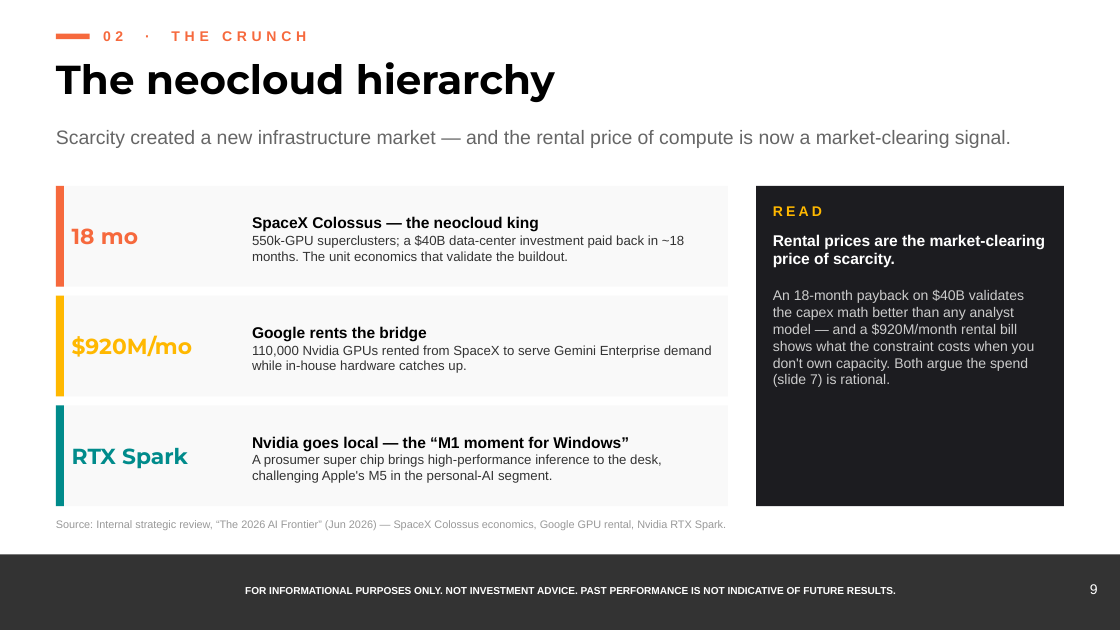
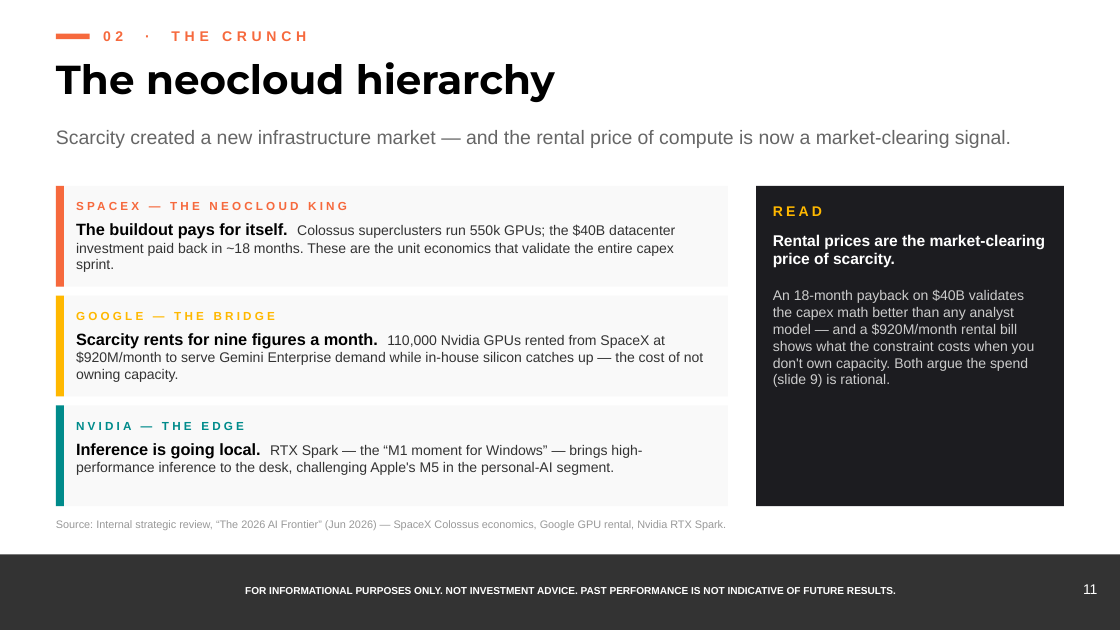
Before and after one commit to samuelcmcclellan-cell/ai-markets-deck, a slide deck: slide 11 of ai-markets-deck.pptx (slide 9 before the commit). Drawn at 1120x630 pixels with LibreOffice and Linux fonts; fonts in the diff are those of the drawing. Boxes give left, top, right and bottom in pixels: in the first picture for what was removed or moved away, otherwise in the second. Text is boxed around its words. In the diff, an @@ line names an element or a change of style, - is before the commit and + after.

```diff
--- a/ai-markets-deck.pptx
+++ b/ai-markets-deck.pptx
@@ text added at (76,195,715,217), 7.5 pt, text #F6693D, bold @@
+SPACEX — THE NEOCLOUD KING
@@ text removed at (72,228,138,245) @@
-18 mo
@@ vertical alignment middle to top in 3 elements at (76,443,642,475), (76,333,703,382), (76,223,675,272) @@
@@ text at (76,223,675,272): text changed; size 8.5 to 9 pt @@
-SpaceX Colossus — the neocloud king
-550k-GPU superclusters; a $40B data-center investment paid back in ~18 months. The unit economics that validate the buildout.
+The buildout pays for itself. Colossus superclusters run 550k GPUs; the $40B datacenter investment paid back in ~18 months. These are the unit economics that validate the entire capex sprint.
@@ text at (773,289,1035,387): text changed @@
-An 18-month payback on $40B validates the capex math better than any analyst model — and a $920M/month rental bill shows what the constraint costs when you don't own capacity. Both argue the spend (slide 7) is rational.
+An 18-month payback on $40B validates the capex math better than any analyst model — and a $920M/month rental bill shows what the constraint costs when you don't own capacity. Both argue the spend (slide 9) is rational.
@@ text added at (76,312,275,320), 7.5 pt, text #FFB800, bold @@
+GOOGLE — THE BRIDGE
@@ text removed at (72,335,192,357) @@
-$920M/mo
@@ text at (76,333,703,382): text changed; size 8.5 to 9 pt @@
-Google rents the bridge
-110,000 Nvidia GPUs rented from SpaceX to serve Gemini Enterprise demand while in-house hardware catches up.
+Scarcity rents for nine figures a month. 110,000 Nvidia GPUs rented from SpaceX at $920M/month to serve Gemini Enterprise demand while in-house silicon catches up — the cost of not owning capacity.
@@ text removed at (72,447,188,469) @@
-RTX Spark
@@ text at (76,443,642,475): text changed; size 8.5 to 9 pt @@
-Nvidia goes local — the “M1 moment for Windows”
-A prosumer super chip brings high-performance inference to the desk, challenging Apple's M5 in the personal-AI segment.
+Inference is going local. RTX Spark — the “M1 moment for Windows” — brings high-performance inference to the desk, challenging Apple's M5 in the personal-AI segment.
@@ text added at (76,422,244,430), 7.5 pt, text #008B8B, bold @@
+NVIDIA — THE EDGE
@@ text at (1083,584,1098,594): text changed @@
-9
+11
```
Also in this commit, not shown: 17 other slides changed, 7 slides added, 2 slides removed, 33 other files.
